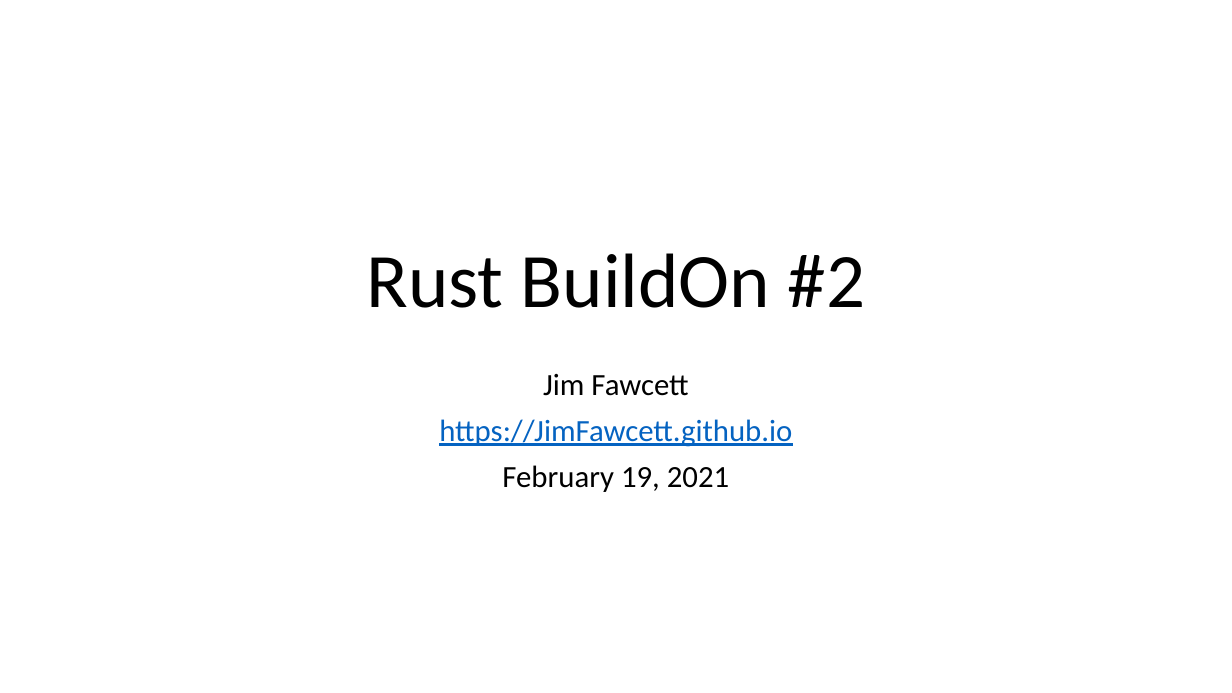
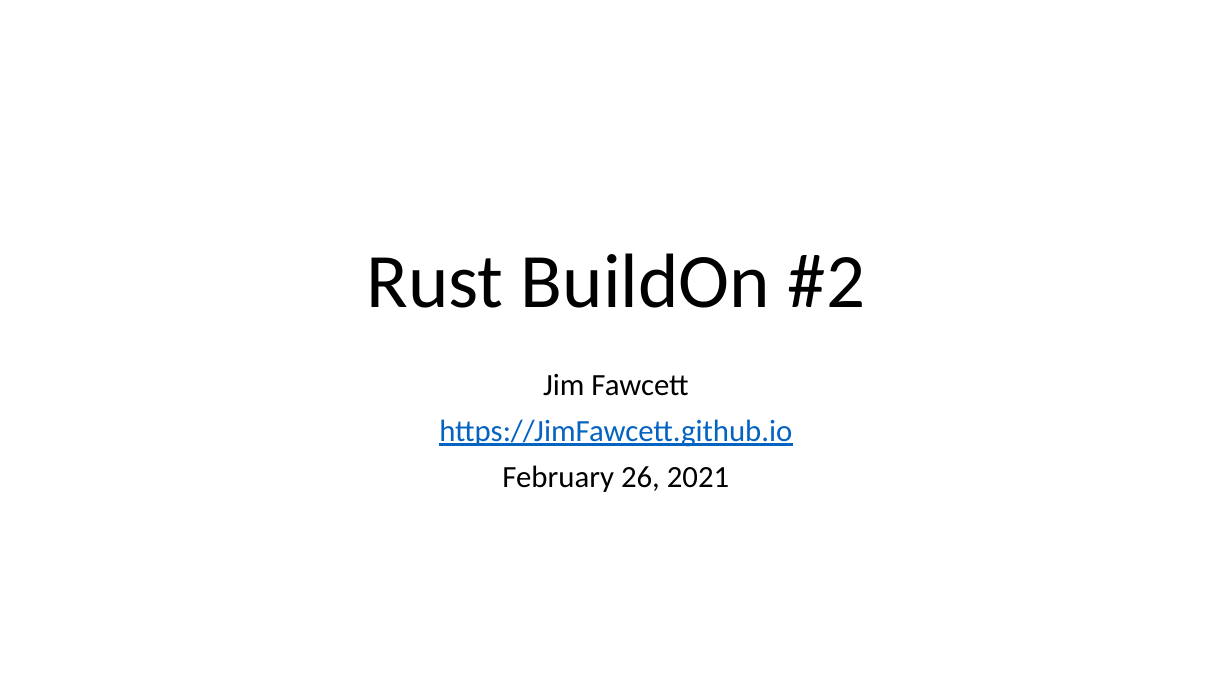
Before and after one commit to JimFawcett/JimFawcett.github.io, a slide deck: slide 1 of Resources/Build-On-2.pptx. Drawn at 1232x693 pixels with LibreOffice and Linux fonts; fonts in the diff are those of the drawing. Boxes give left, top, right and bottom in pixels: in the first picture for what was removed or moved away, otherwise in the second. Text is boxed around its words. In the diff, an @@ line names an element or a change of style, - is before the commit and + after.

Commit message:
updated content in Build-On-2 presentation

```diff
--- a/Resources/Build-On-2.pptx
+++ b/Resources/Build-On-2.pptx
@@ subtitle at (502,465,729,492): text changed @@
-February 19, 2021
+February 26, 2021
```
Also in this commit, not shown: 1 other slide changed, 1 other file.
